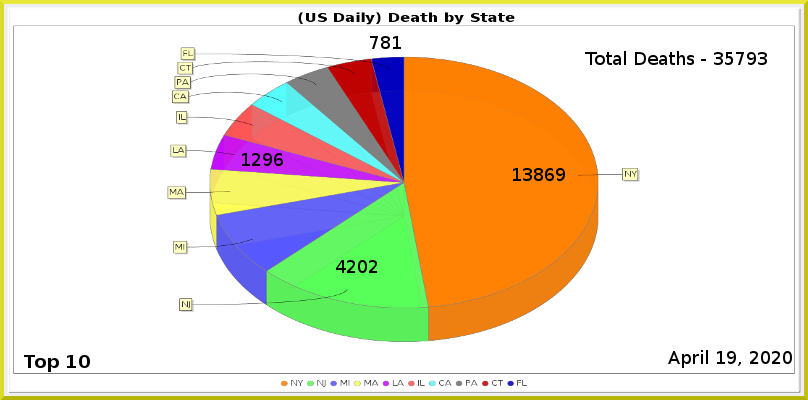
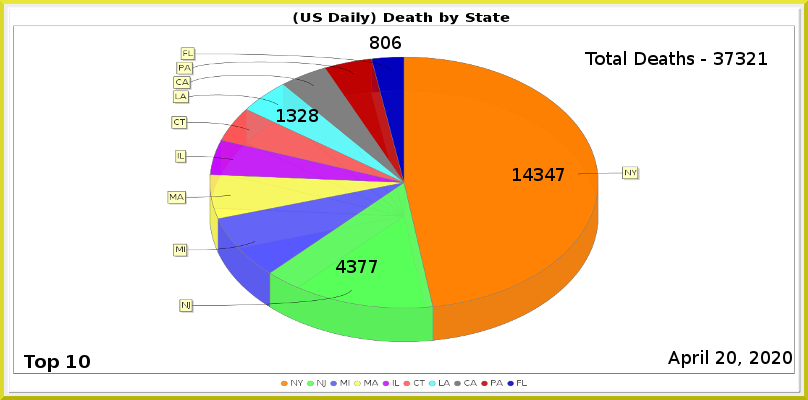
The second (808, 400) image is a revision of the first. Changes to its layers:
painted on "Least" over [370, 36, 401, 49]
painted on "LA" over [242, 109, 318, 166]
painted on "NJ" over [347, 260, 378, 273]
painted on "NY" over [523, 168, 565, 181]
renamed "Total Deaths - 35793" to "Total Deaths - 37321", painted on it over [725, 52, 767, 65]
painted on "Current Date" over [716, 351, 736, 364]
painted on "Death_by_State.png" over [167, 12, 640, 387]
